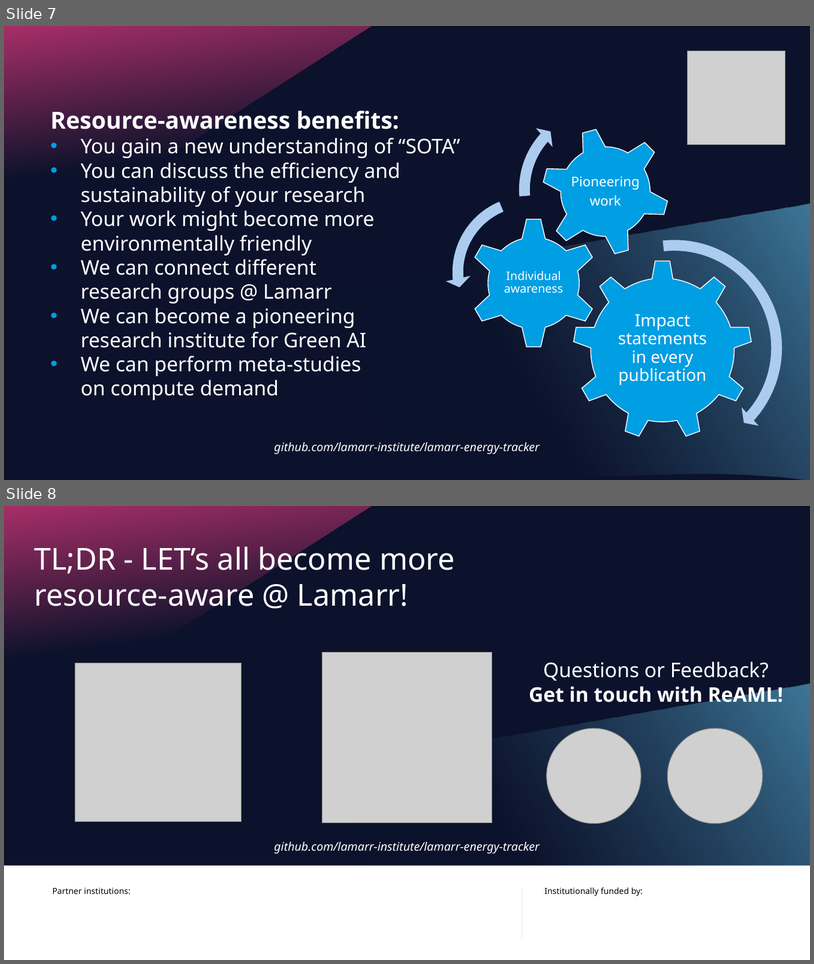
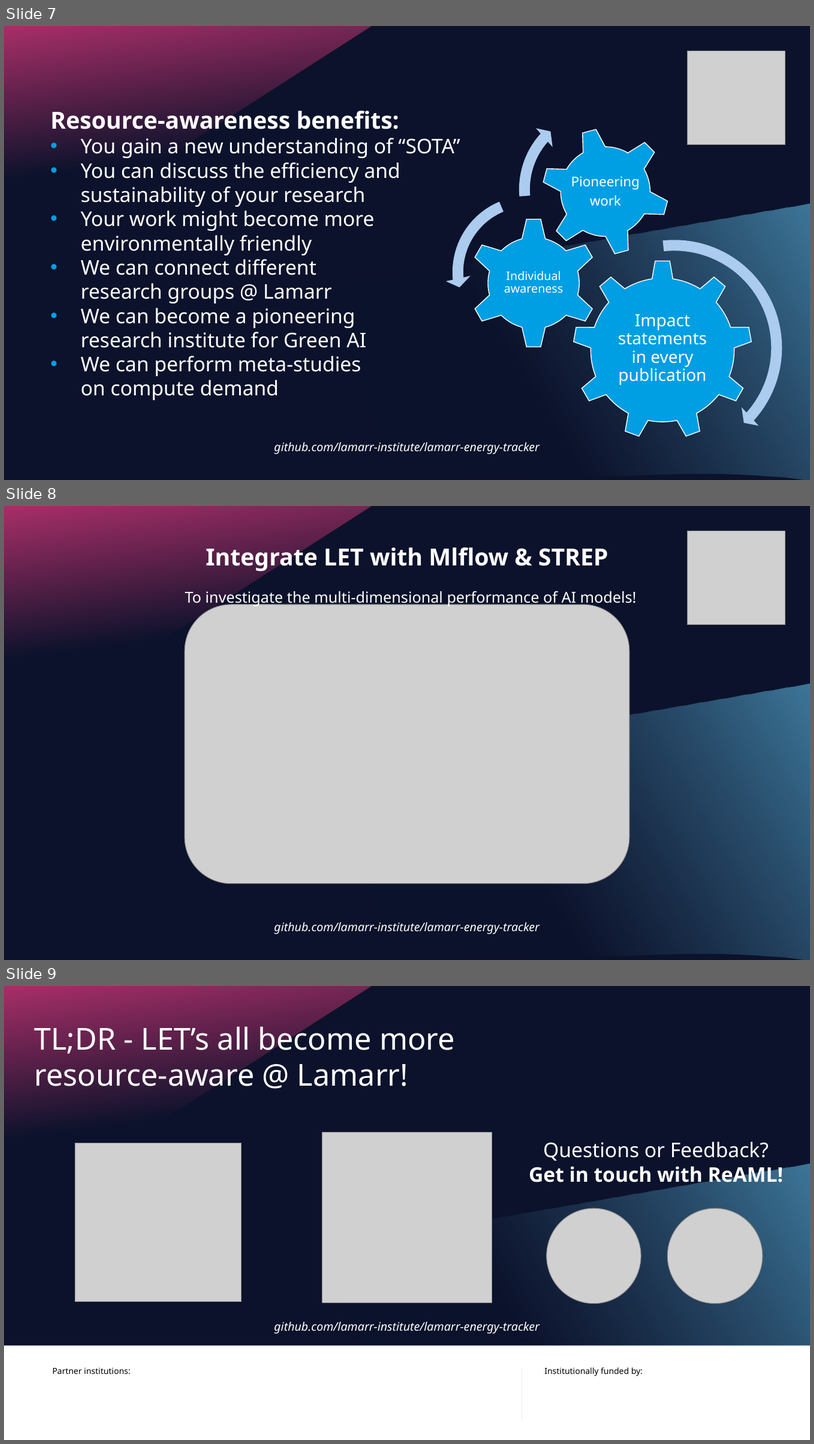
Before and after one commit to lamarr-institute/lamarr-energy-tracker, a slide deck: slides.pptx. Shown one above the other, each under a label of ours: slides 7 and 8 before the commit, slides 7, 8 and 9 after it. The pictures are 814x964 and 814x1444 pixels, drawn with LibreOffice and Linux fonts; fonts in the diff are those of the drawing; grey boxes stand for pictures; background and template pictures are left out. Boxes give left, top, right and bottom in pixels: in the first picture for what was removed or moved away, otherwise in the second. Text is boxed around its words. In the diff, an @@ line names an element or a change of style, - is before the commit and + after.

Commit message:
added strep info

```diff
--- a/slides.pptx
+++ b/slides.pptx
@@ slide 8 added at box(4, 506, 810, 960), background #0C122B; not listed: 2 template elements that a slide beside it also shows @@
@@ picture added at box(687, 531, 786, 625) @@
@@ text added at box(206, 543, 609, 571), 28 pt, text #FFFFFF, bold @@
+Integrate LET with Mlflow & STREP
@@ text added at box(185, 591, 637, 606), 18 pt, text #FFFFFF @@
+To investigate the multi-dimensional performance of AI models!
@@ picture added at box(185, 604, 630, 883) @@
@@ text added at box(274, 922, 540, 934), 14 pt, text #FFFFFF, italic @@
+github.com/lamarr-institute/lamarr-energy-tracker
@@ what was slide 8 is now slide 9 @@
```
Also in this commit, not shown: 3 other files.
